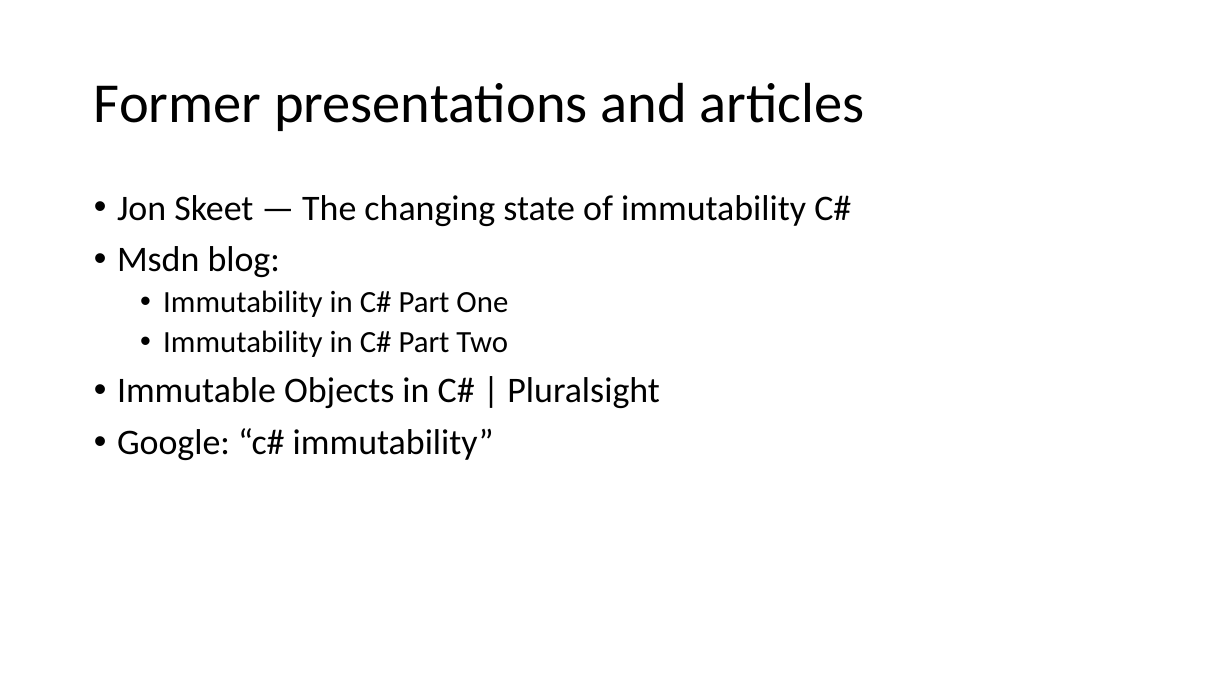
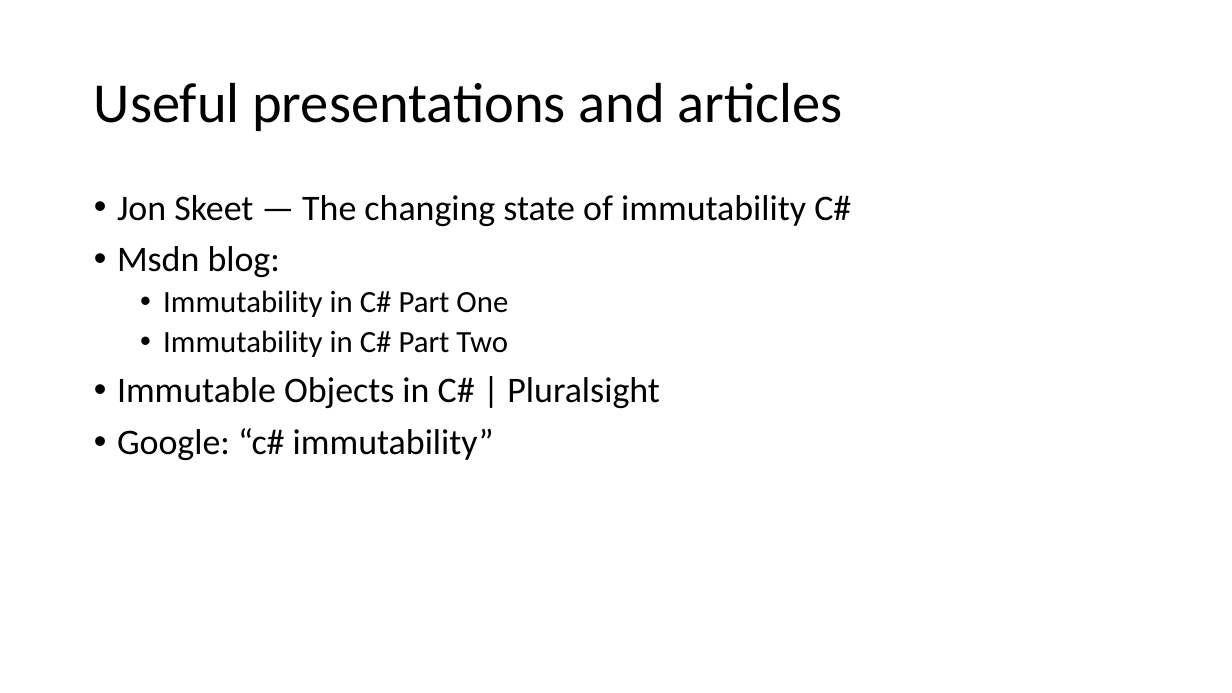
Before and after one commit to kugushev/presentations, a slide deck: slide 34 of Presentation.pptx (slide 3 before the commit). Drawn at 1232x693 pixels with LibreOffice and Linux fonts; fonts in the diff are those of the drawing. Boxes give left, top, right and bottom in pixels: in the first picture for what was removed or moved away, otherwise in the second. Text is boxed around its words. In the diff, an @@ line names an element or a change of style, - is before the commit and + after.

```diff
--- a/Presentation.pptx
+++ b/Presentation.pptx
@@ title at [94, 82, 843, 131]: text changed @@
-Former presentations and articles
+Useful presentations and articles
```
Also in this commit, not shown: 1 other slide changed, 3 other files.
